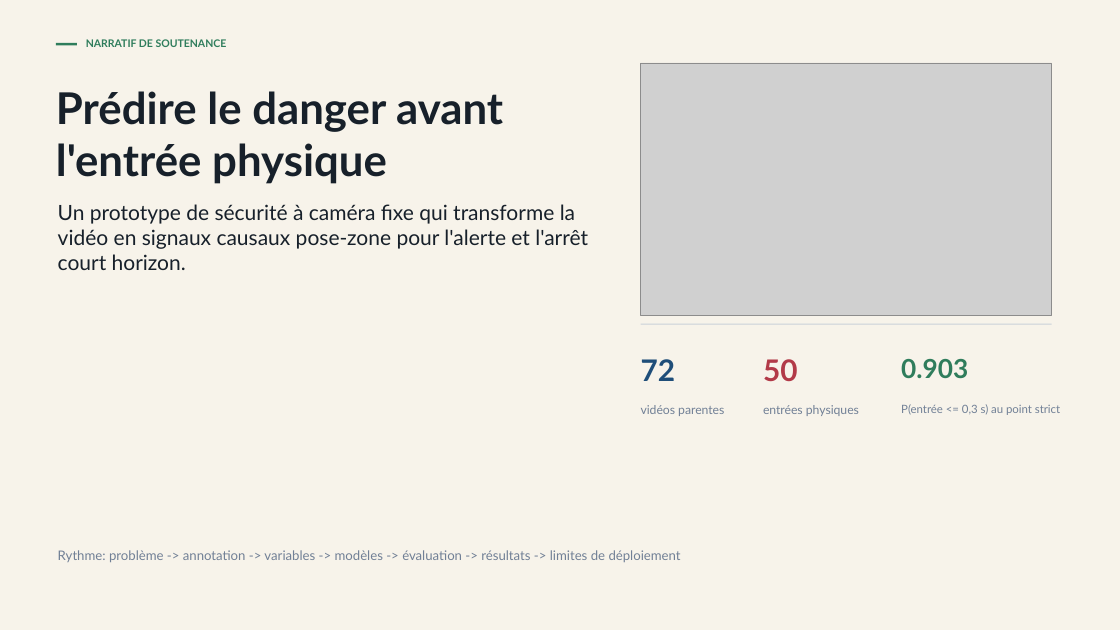
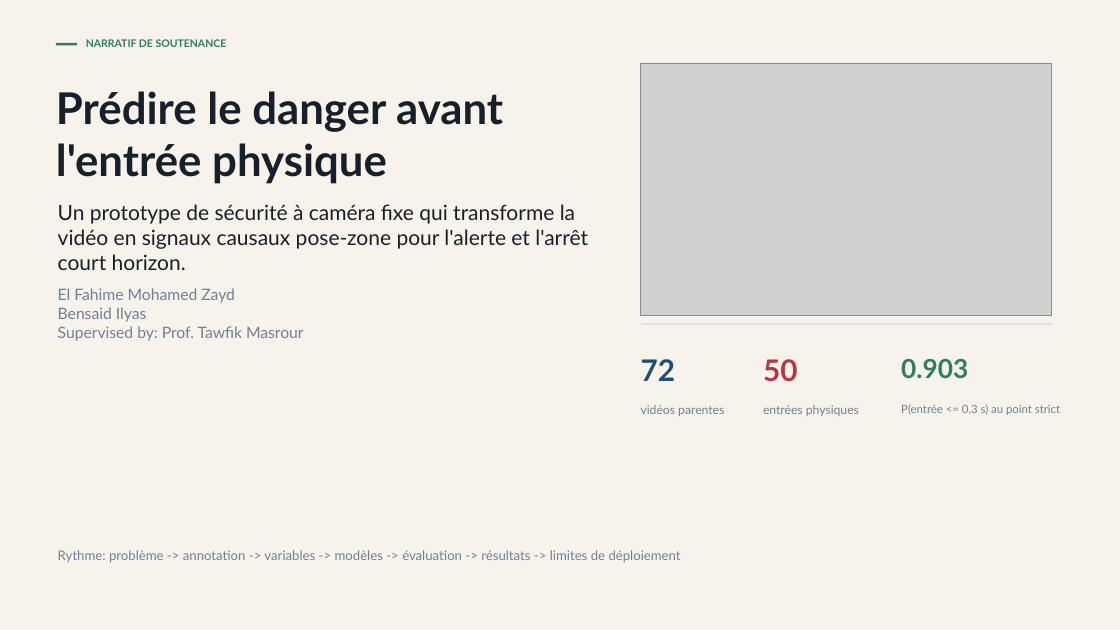
Before and after one commit to ilyas-under-ctrl/pose-recognition-docs, a slide deck: slide 1 of presentations/machine-safety-defense-presentation.pptx. Drawn at 1120x630 pixels with LibreOffice and Linux fonts; fonts in the diff are those of the drawing; grey boxes stand for pictures. Boxes give left, top, right and bottom in pixels: in the first picture for what was removed or moved away, otherwise in the second. Text is boxed around its words. In the diff, an @@ line names an element or a change of style, - is before the commit and + after.

```diff
--- a/presentations/machine-safety-defense-presentation.pptx
+++ b/presentations/machine-safety-defense-presentation.pptx
@@ text added at [58,288,304,341], 13.5 pt, text #718096 @@
+El Fahime Mohamed Zayd
+Bensaid Ilyas
+Supervised by: Prof. Tawfik Masrour
```
Also in this commit, not shown: 9 other slides changed, 1 slide added, 1 slide removed, 2 other files.
